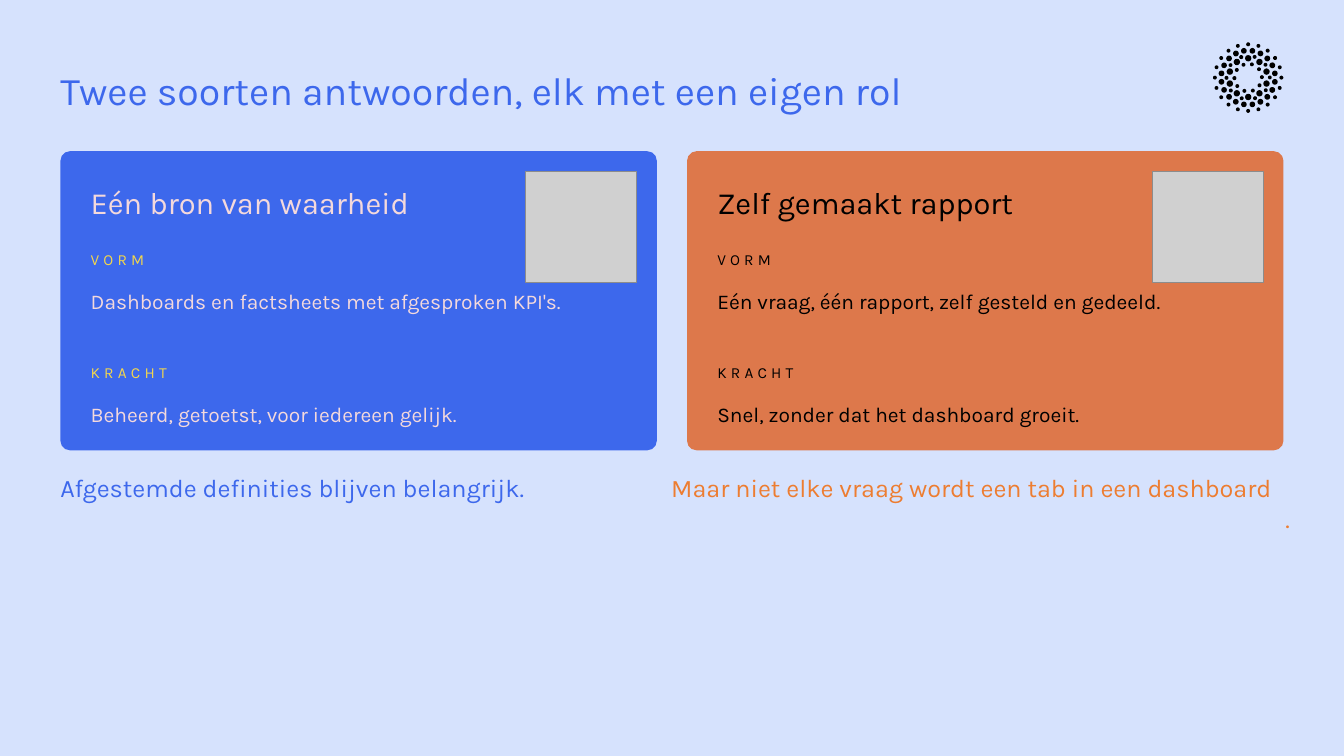
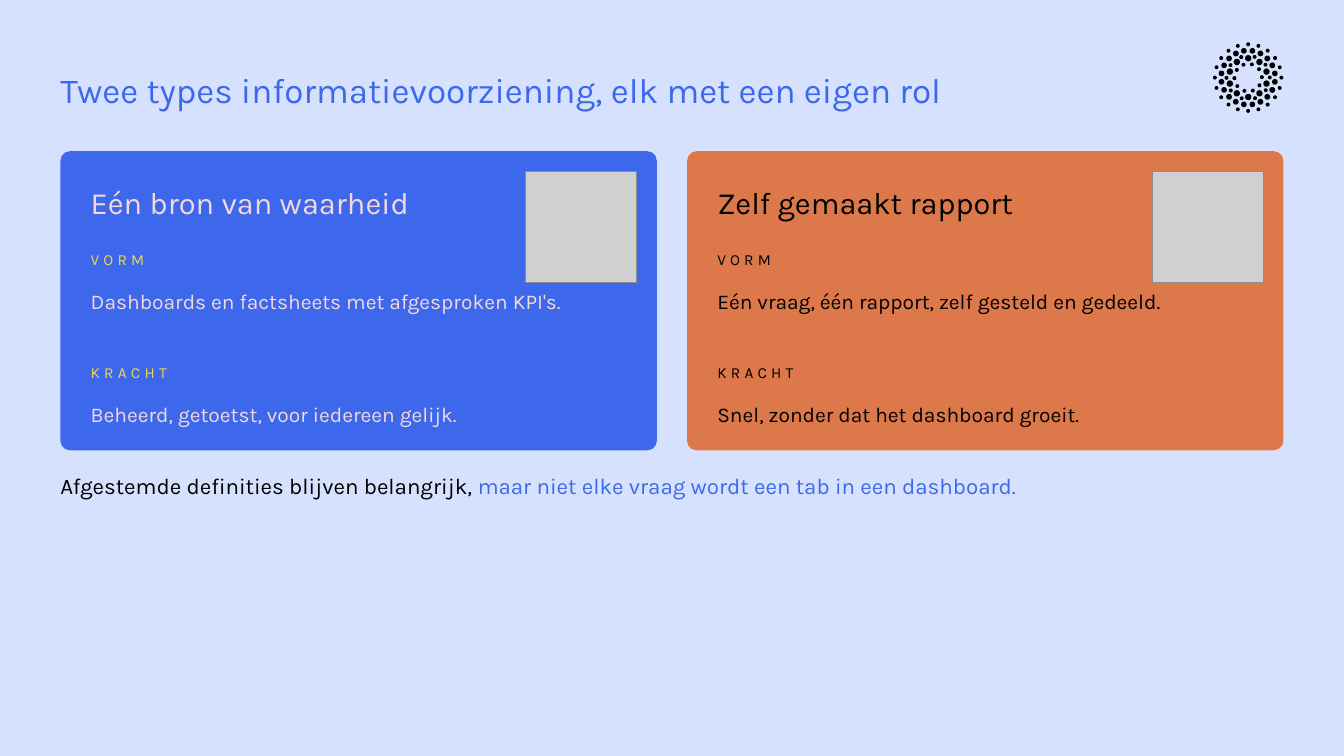
Before and after one commit to cedanl/clidev-presentaties, a slide deck: slide 21 of exports/261029_dair_onderwijsdata/261029_dair_onderwijsdata.pptx. Drawn at 1344x756 pixels with LibreOffice and Linux fonts; fonts in the diff are those of the drawing; grey boxes stand for pictures. Boxes give left, top, right and bottom in pixels: in the first picture for what was removed or moved away, otherwise in the second. Text is boxed around its words. In the diff, an @@ line names an element or a change of style, - is before the commit and + after.

```diff
--- a/exports/261029_dair_onderwijsdata/261029_dair_onderwijsdata.pptx
+++ b/exports/261029_dair_onderwijsdata/261029_dair_onderwijsdata.pptx
@@ text at bbox=[60, 79, 941, 112]: text changed; size 28 to 25 pt @@
-Twee soorten antwoorden, elk met een eigen rol
+Twee types informatievoorziening, elk met een eigen rol
@@ text at bbox=[60, 478, 1016, 500]: text changed; size 18 to 16 pt; text colour #ED7D31 to #3D68EC @@
-Afgestemde definities blijven belangrijk. Maar niet elke vraag wordt een tab in een dashboard
-.
+Afgestemde definities blijven belangrijk, maar niet elke vraag wordt een tab in een dashboard.
```
Also in this commit, not shown: 3 other slides changed, 2 other files.
